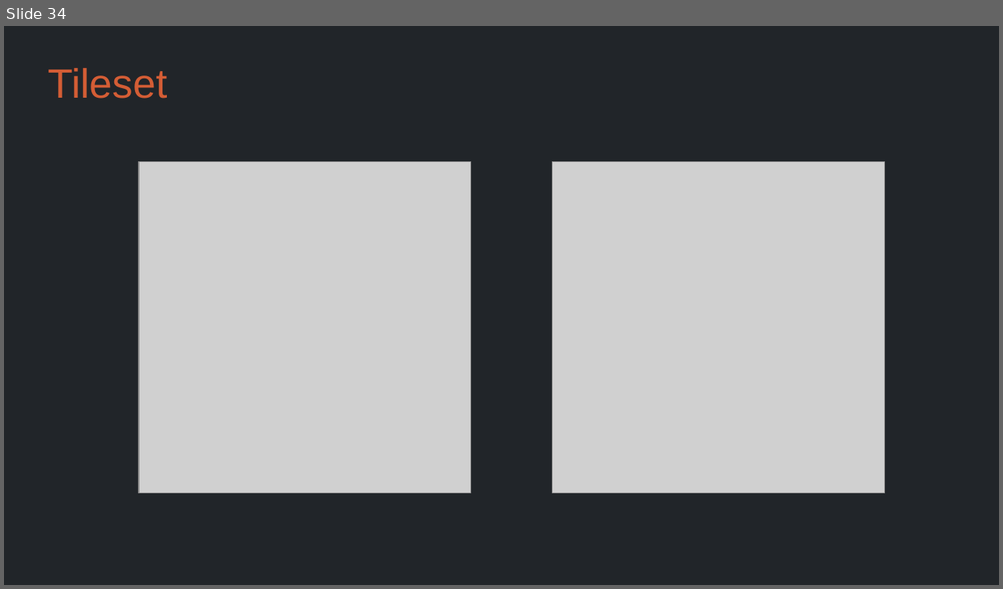
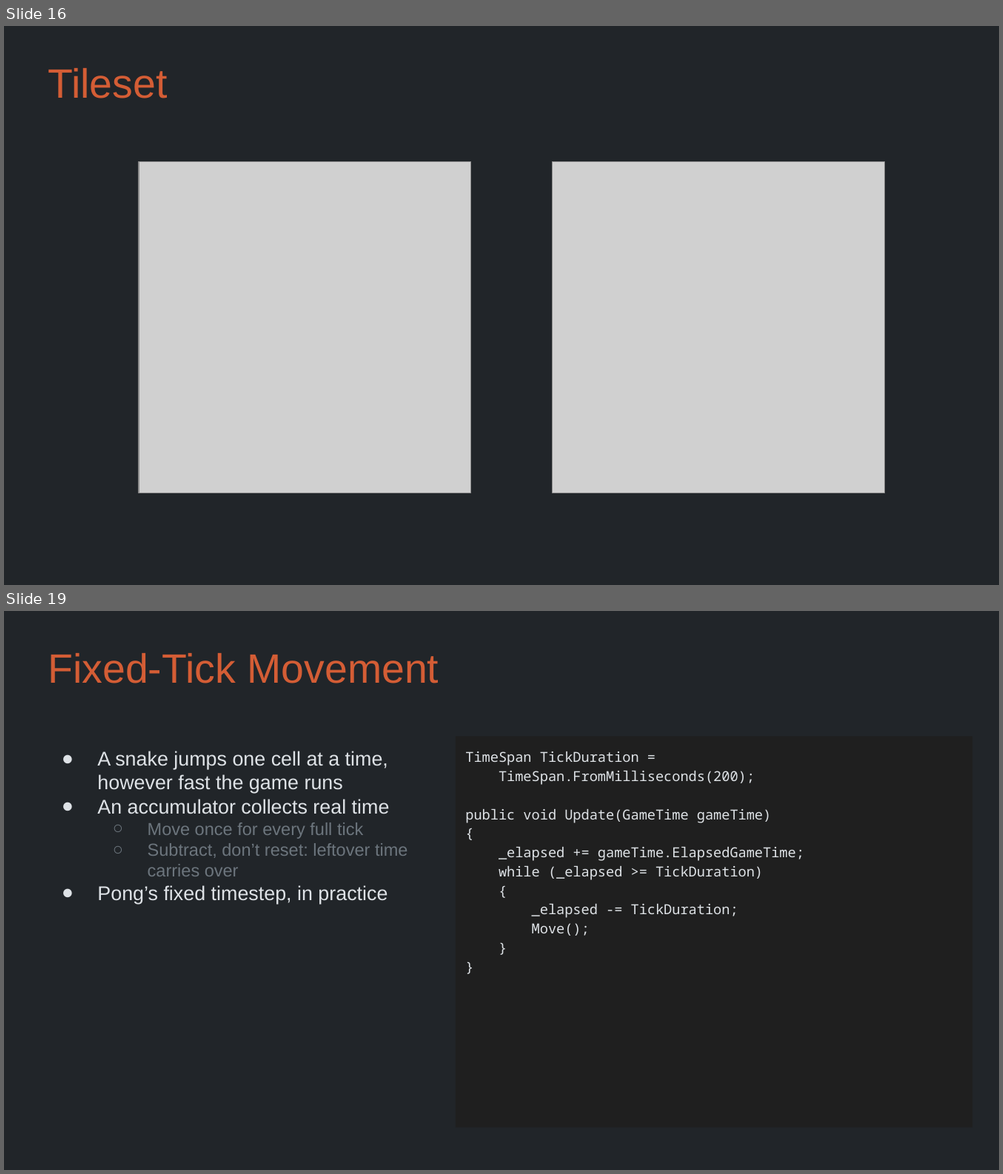
Before and after one commit to Metamate/gar, a slide deck: slides/03 Snake.pptx. Shown one above the other, each under a label of ours: slide 34 before the commit, slides 16 and 19 after it; the slides between them are not shown. The pictures are 1003x589 and 1003x1174 pixels, drawn with LibreOffice and Linux fonts; fonts in the diff are those of the drawing; grey boxes stand for pictures. Boxes give left, top, right and bottom in pixels: in the first picture for what was removed or moved away, otherwise in the second. Text is boxed around its words. In the diff, an @@ line names an element or a change of style, - is before the commit and + after.

```diff
--- a/slides/03 Snake.pptx
+++ b/slides/03 Snake.pptx
@@ slide 19 added at box(4, 611, 999, 1170), background #212529 @@
@@ title added at box(48, 653, 438, 684), 29.7 pt, text #D45D35 @@
+Fixed-Tick Movement
@@ text added at box(455, 736, 972, 1128), fill #1F1F1F, 10 pt, text #DEE2E6 @@
+TimeSpan TickDuration =
+TimeSpan.FromMilliseconds(200);
+public void Update(GameTime gameTime)
+{
+_elapsed += gameTime.ElapsedGameTime;
+while (_elapsed >= TickDuration)
+{
+_elapsed -= TickDuration;
+Move();
+}
+}
@@ title added at box(97, 751, 407, 904), 14.4 pt, text #DEE2E6 @@
+● A snake jumps one cell at a time, however fast the game runs
+● An accumulator collects real time
+  ○ Move once for every full tick
+  ○ Subtract, don’t reset: leftover time carries over
+● Pong’s fixed timestep, in practice
@@ what was slide 34 is now slide 16 @@
```
Also in this commit, not shown: 10 slides changed, 3 other slides added, 11 slides removed, 2 other files.
